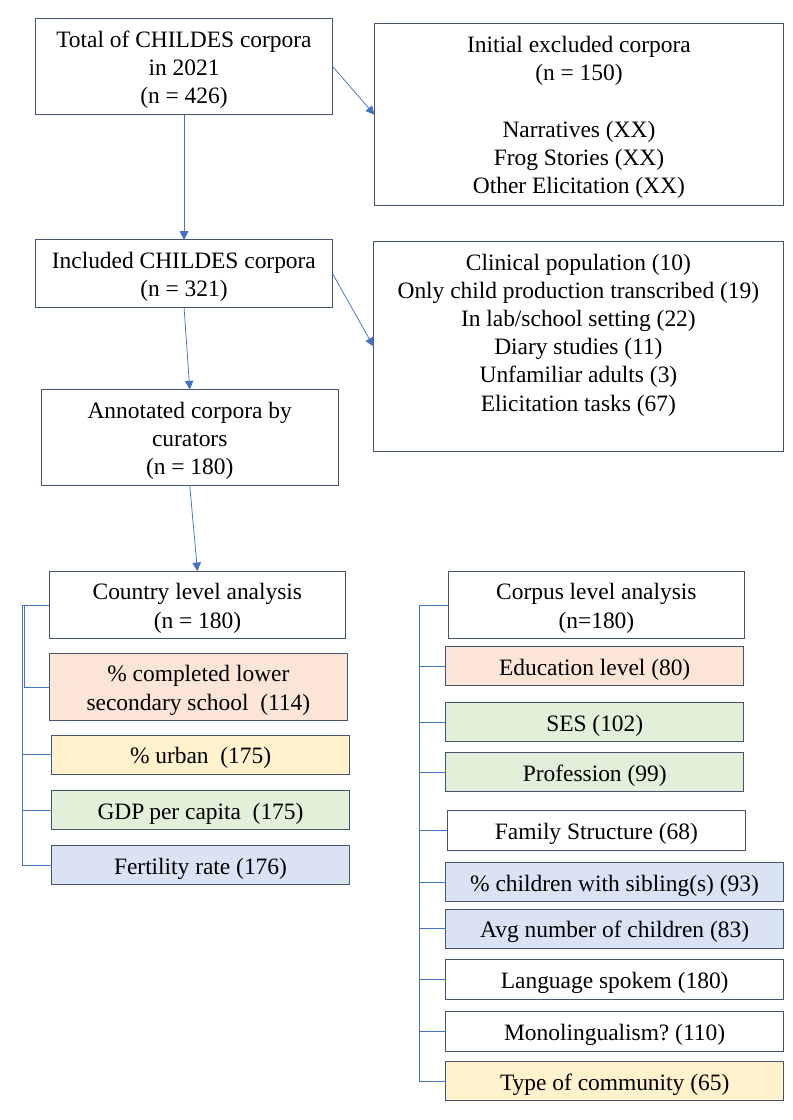
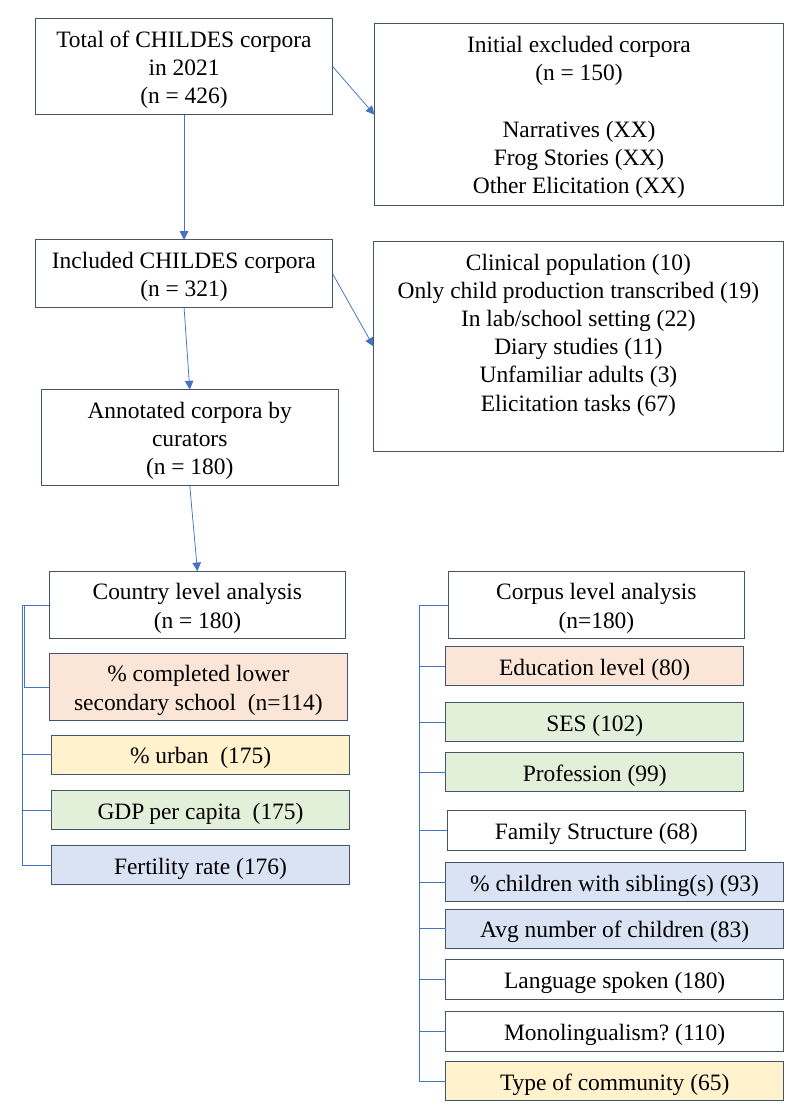
Before and after one commit to camiscaff/weirdChildes, a slide deck: slide 1 of flowchart.pptx. Drawn at 793x1120 pixels with LibreOffice and Linux fonts; fonts in the diff are those of the drawing. Boxes give left, top, right and bottom in pixels: in the first picture for what was removed or moved away, otherwise in the second. Text is boxed around its words. In the diff, an @@ line names an element or a change of style, - is before the commit and + after.

Commit message:
changes in flowchart

```diff
--- a/flowchart.pptx
+++ b/flowchart.pptx
@@ text in rectangle at [74,664,323,715]: text changed @@
-% completed lower secondary school (114)
+% completed lower secondary school (n=114)
@@ text in rectangle at [504,971,726,993]: text changed @@
-Language spokem (180)
+Language spoken (180)
```
